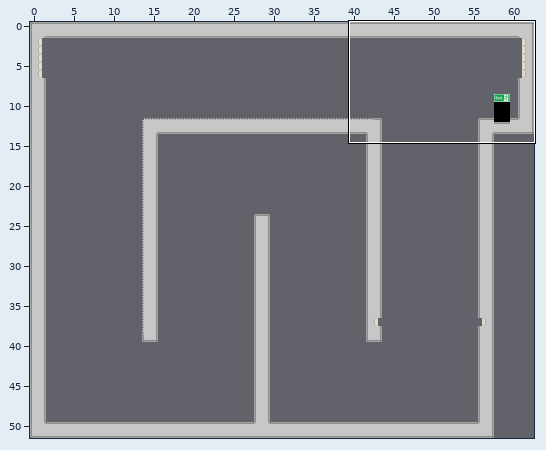
Level history. Tiled map: Assets/Levels/level_007.tmx. The picture above shows the old version from afar; the outline marks the close-up.
Close-up. Earlier state:
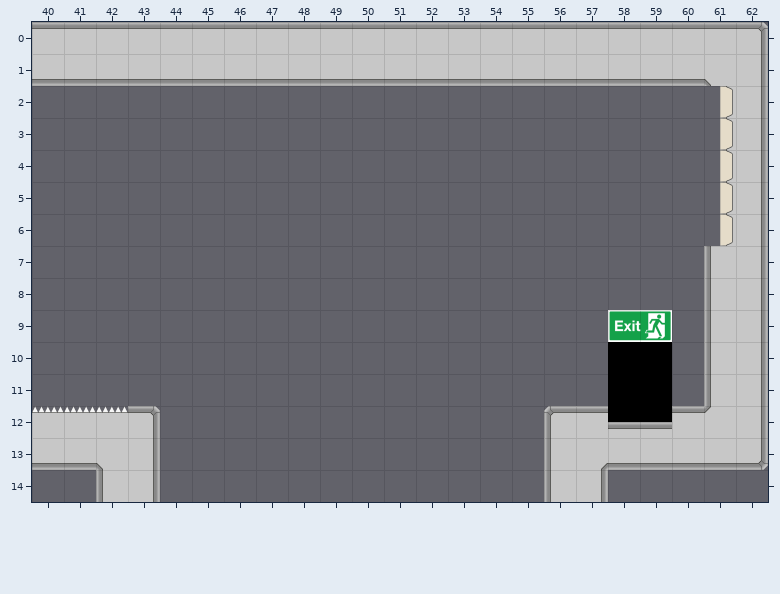
Cells are 96x96 px. Shown: x 40..62, y 0..14. The commit also changed other parts of the map, which this record leaves out. Tiles whose own drawing changed are shown in their newer look in all pictures.
Now the later version:
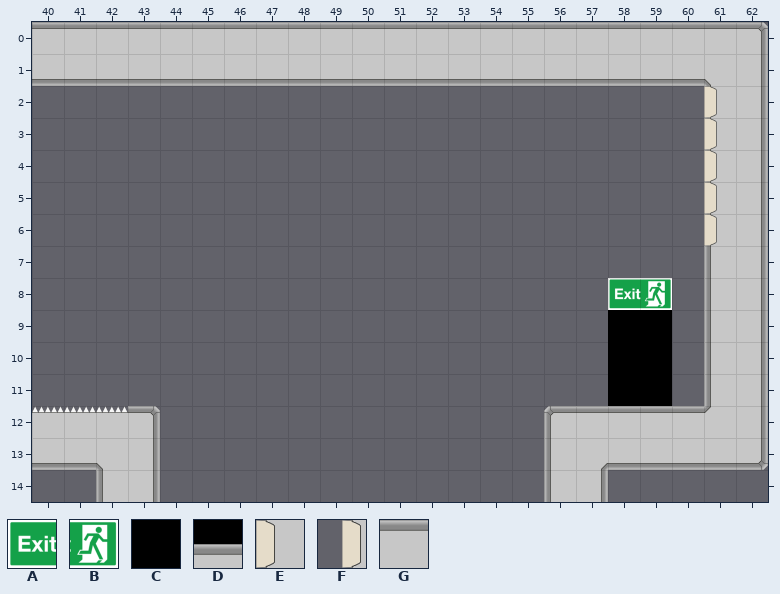
Key: from "spacestation_background": A 0, B 1, C 2, D 6; from "spacestation_trap": E 4, F 19; from "spacestation_wall": G 1.
_ is an empty cell.
Changes in this commit:
Layer "Tile Layer 1":
The edit adds tile A in row 8 at x 58.
The edit adds tile B in row 8 at x 59.
Tile A gives way to tile C in row 9 at x 58.
Tile B gives way to tile C in row 9 at x 59.
Tile F gives way to tile E in rows 2 to 6 at x 61.
Tile D gives way to tile G in row 12 at x 58 to 59.
Where, in picture pixels (left, top, right, bottom), the same in both close-ups:
changed: (704, 86, 733, 246)
changed: (608, 278, 672, 342)
changed: (608, 406, 672, 429)
